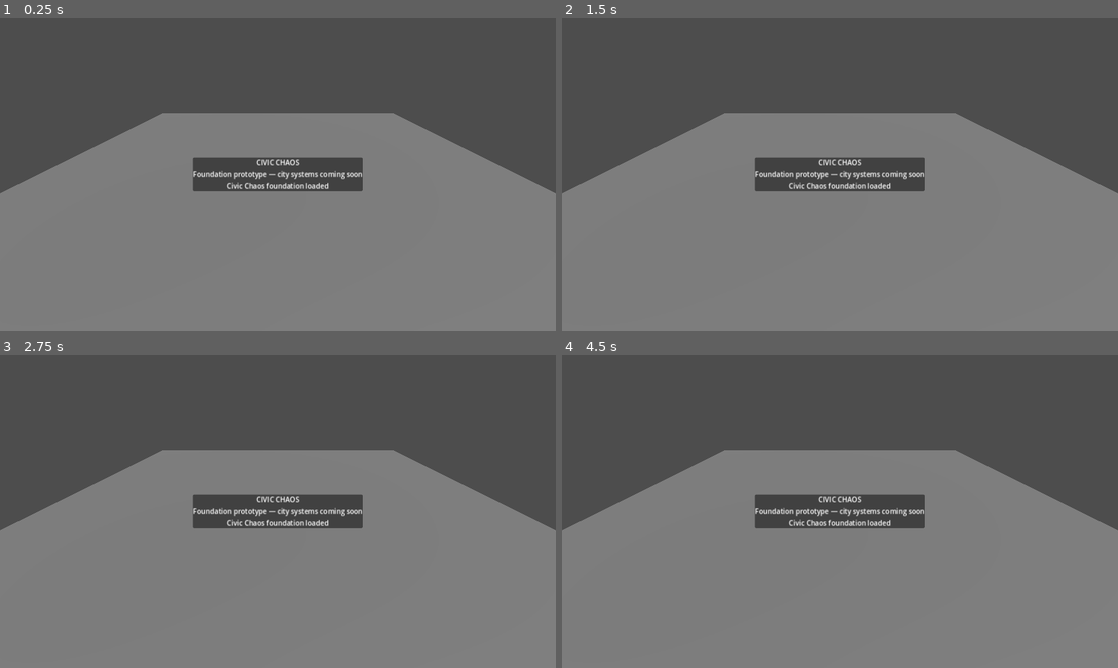
Above: before the commit, frames 1-4 (two rows, left to right).
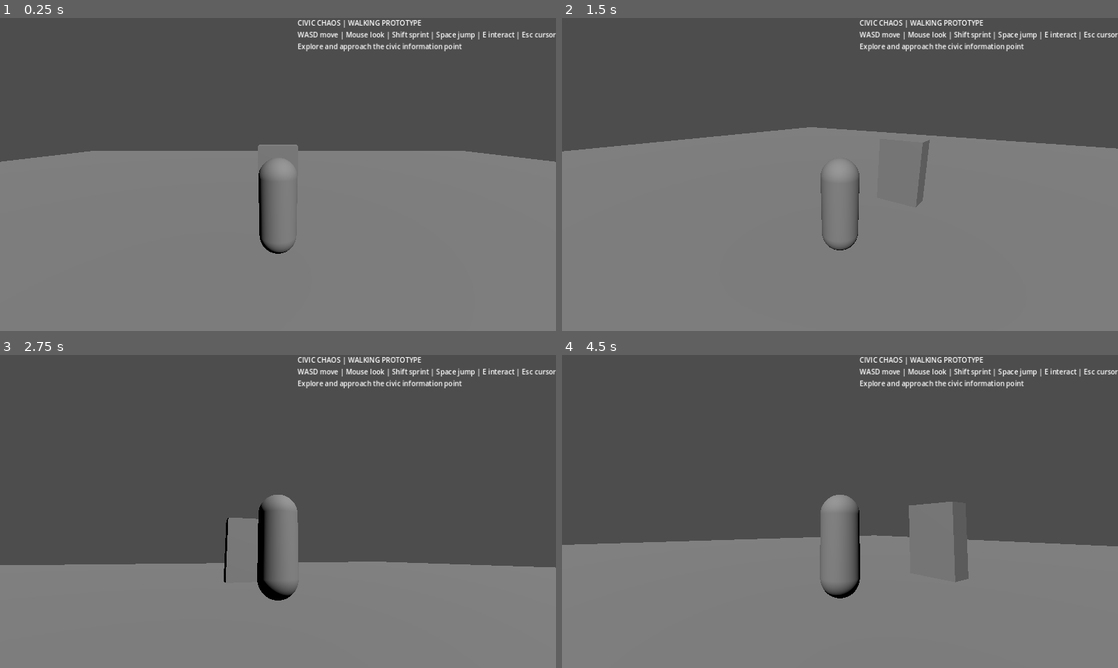
Above: after the commit, the same moments.

Repository: gauravprajapat-23/civic-chaos
Game: Godot game, scene res://scenes/core/main.tscn
The game is run twice, just before and just after one commit, with the same random seed, the same clock (stepped at 60 frames per second) and the same inputs.
Inputs (mouse positions are in pixels of both pictures, inside the frame that each line leads up to):
- Up to frame 1 (0.25 s): no input
- Up to frame 2 (1.5 s): tap Enter at 0.5 s; move the mouse to (962, 158) at 0.52 s; click (962, 158) at 0.67 s; tap Space at 1.25 s; move the mouse to (728, 190) at 1.27 s; click (728, 190) at 1.42 s
- Up to frame 3 (2.75 s): tap Enter at 2 s; move the mouse to (333, 442) at 2.02 s; click (333, 442) at 2.17 s
- Up to frame 4 (4.5 s): tap Space at 2.75, 4.25 s; move the mouse to (812, 574) at 2.77 s; click (812, 574) at 2.92 s; tap Enter at 3.5 s; move the mouse to (1006, 558) at 3.52 s; click (1006, 558) at 3.67 s; move the mouse to (673, 464) at 4.27 s; click (673, 464) at 4.42 s

The runs differ from the first frame. In frame 1, 12% of the frame differs, in the area x 0-100%, y 0-76%; in frame 2, 10%; in frame 3, 27%, in the area x 0-100%, y 0-79%; in frame 4, 20%.
Error after the commit: Invalid assignment of property or key 'text' with value of type 'String' on a base object of type 'null instance'. (res://scripts/core/main.gd:7)

Commit message:
feat(cc-004): integrate scenes/core/main.tscn

Diff:
--- a/scenes/core/main.tscn
+++ b/scenes/core/main.tscn
@@ -1,6 +1,8 @@
-[gd_scene load_steps=4 format=3]
+[gd_scene load_steps=6 format=3]
 
 [ext_resource type="Script" path="res://scripts/core/main.gd" id="1_main"]
+[ext_resource type="PackedScene" path="res://scenes/player/player_root.tscn" id="2_player"]
+[ext_resource type="PackedScene" path="res://scenes/world/interaction_marker.tscn" id="3_marker"]
 
 [sub_resource type="BoxShape3D" id="BoxShape3D_ground"]
 size = Vector3(40, 1, 40)
@@ -11,12 +13,11 @@
 [node name="Main" type="Node3D"]
 script = ExtResource("1_main")
 
-[node name="WorldEnvironment" type="WorldEnvironment" parent="."]
-
 [node name="DirectionalLight3D" type="DirectionalLight3D" parent="."]
 rotation_degrees = Vector3(-45, 30, 0)
 
 [node name="Ground" type="StaticBody3D" parent="."]
+position = Vector3(0, -0.5, 0)
 
 [node name="CollisionShape3D" type="CollisionShape3D" parent="Ground"]
 shape = SubResource("BoxShape3D_ground")
@@ -24,29 +25,29 @@
 [node name="MeshInstance3D" type="MeshInstance3D" parent="Ground"]
 mesh = SubResource("BoxMesh_ground")
 
-[node name="Camera3D" type="Camera3D" parent="."]
-transform = Transform3D(1, 0, 0, 0, 0.866025, 0.5, 0, -0.5, 0.866025, 0, 9, 16)
-current = true
+[node name="PlayerRoot" parent="." instance=ExtResource("2_player")]
+position = Vector3(0, 0.1, 0)
+
+[node name="CivicInfoPoint" parent="." instance=ExtResource("3_marker")]
+position = Vector3(0, 0, -3)
 
 [node name="CanvasLayer" type="CanvasLayer" parent="."]
 
-[node name="CenterContainer" type="CenterContainer" parent="CanvasLayer"]
-anchors_preset = 15
+[node name="HUD" type="MarginContainer" parent="CanvasLayer"]
+anchors_preset = 1
+anchor_left = 1.0
 anchor_right = 1.0
-anchor_bottom = 1.0
+offset_left = -540.0
+offset_bottom = 110.0
+grow_horizontal = 0
 
-[node name="PanelContainer" type="PanelContainer" parent="CanvasLayer/CenterContainer"]
+[node name="VBoxContainer" type="VBoxContainer" parent="CanvasLayer/HUD"]
 
-[node name="VBoxContainer" type="VBoxContainer" parent="CanvasLayer/CenterContainer/PanelContainer"]
+[node name="Title" type="Label" parent="CanvasLayer/HUD/VBoxContainer"]
+text = "CIVIC CHAOS | WALKING PROTOTYPE"
 
-[node name="Title" type="Label" parent="CanvasLayer/CenterContainer/PanelContainer/VBoxContainer"]
-text = "CIVIC CHAOS"
-horizontal_alignment = 1
+[node name="Subtitle" type="Label" parent="CanvasLayer/HUD/VBoxContainer"]
+text = "WASD move | Mouse look | Shift sprint | Space jump | E interact | Esc cursor"
 
-[node name="Subtitle" type="Label" parent="CanvasLayer/CenterContainer/PanelContainer/VBoxContainer"]
-text = "Foundation prototype — city systems coming soon"
-horizontal_alignment = 1
-
-[node name="Status" type="Label" parent="CanvasLayer/CenterContainer/PanelContainer/VBoxContainer"]
-text = "Scene ready"
-horizontal_alignment = 1
+[node name="Status" type="Label" parent="CanvasLayer/HUD/VBoxContainer"]
+text = "Explore and approach the civic information point"
